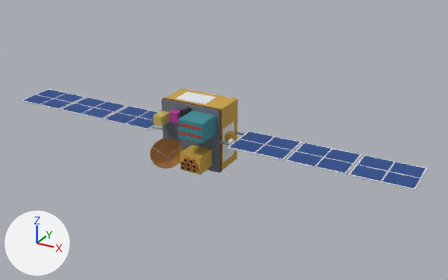
One commit to the glTF model site/models/oceansat-2.glb: the scene before it, then after it.
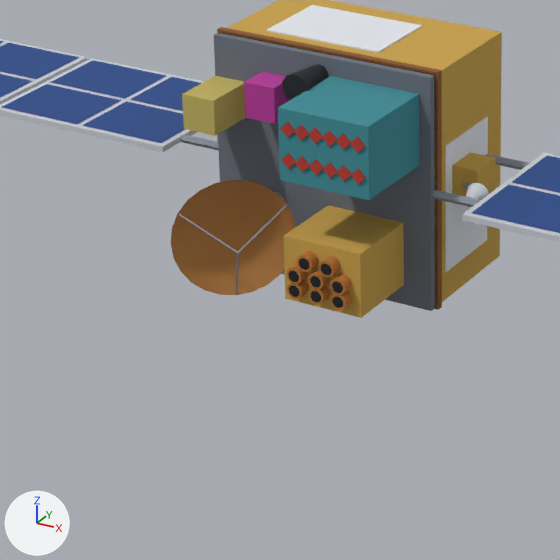
Each version appears first whole from a camera (50 mm lens) standing at (9.25, -14.82, 7.46) and looking at (0.94, 0.29, -0.09), and next in a close-up on the part from 23% to 57% of the width and 32% to 85% of the height. The lights are fixed; the arrows at lower left show +X, +Y and +Z. The first two pictures are the older version. Where no turn or scale is listed for an object, it has been applied to the vertices. Vertices at exactly the same position are counted once.

In view in the first close-up: 'body', 'foil', 'solar-panel'.
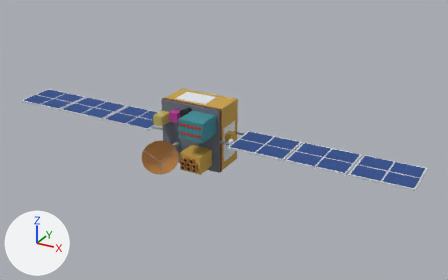
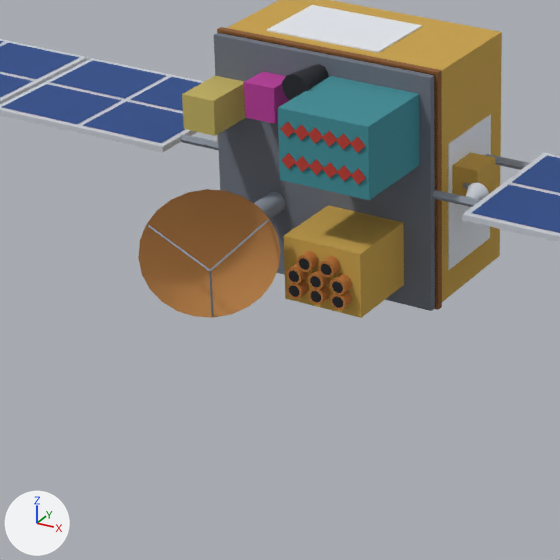
Where the newer file only moved an object's origin or applied its transform, the numbers keep the older frame.

Edits to the scene script, one JSON object a line:
```json
{"op": "add", "block": "mat_own__c58a4e", "code": ["mat_own__c58a4e = principled_material('own #c58a4e')", "mat_own__c58a4e.base_color = (0.558, 0.254, 0.0762)  # orange #c58a4e", "mat_own__c58a4e.roughness = 1.0"]}
{"block": "me_body", "where": "# used by ob_body; location = (0.0, -0.008, 0.0)"}
{"op": "remove", "block": "me_body", "code": "me_body.from_pydata(...)  # 3755 vertices, 4628 faces; spans x -6.8..6.8, y -1.21..1.21, z -1.01..1.01"}
{"op": "add", "block": "me_body", "code": "me_body.from_pydata(...)  # 3767 vertices, 4652 faces; spans x -6.8..6.8, y -1.54..1.21, z -1.01..1.01"}
{"block": "me_body", "change": "me_body part 1: the loose piece of 8 vertices spanning x -0.19..-0.03, y -1.09..-0.61, z -0.36..-0.1 is scaled about its middle by (1.41, 1.07, 1.1), then moved by (0.02, -0.36, 0.01)"}
{"block": "me_body", "change": "me_body part 2: the loose piece of 8 vertices spanning x -0.37..-0.17, y -1.1..-0.87, z -0.84..-0.35 is scaled about its middle by (0.981, 1.18, 1.1), then moved by (0.0, -0.36, -0.02)"}
{"block": "me_body", "change": "me_body part 3: the loose piece of 8 vertices spanning x -0.68..-0.18, y -1.16..-1.08, z -0.36..-0.1 is multiplied about its middle by the matrix ((1.1, -0.019, -0.02), (0.023, 1.073, 0.24), (0.015, -0.241, 1.073)), then moved by (-0.03, -0.35, 0.01)"}
{"block": "me_body", "change": "me_body part 4: the loose piece of 82 vertices spanning x 1.0..1.01, y 0.11..0.81, z -0.75..0.35 is moved by (0.0, 0.05, 0.0)"}
{"block": "me_body", "change": "me_body part 5: the loose piece of 121 vertices spanning x -0.74..0.02, y -1.2..-0.56, z -0.85..0.15 is turned -5 degrees about the z axis through its middle and scaled by 1.1, then moved by (0.0, -0.34, 0.0), in mat_own__c58a4e (orange #c58a4e)"}
{"block": "me_body", "change": "me_body part 6: the loose piece of 121 vertices spanning x -0.74..0.03, y -1.21..-0.57, z -0.85..0.15 is turned -5 degrees about the z axis through its middle and scaled by 1.1, then moved by (0.0, -0.34, 0.0), in mat_own__c58a4e (orange #c58a4e)"}
{"block": "me_body", "change": "me_body part 7"}
{"block": "me_body", "change": "13 vertices are removed from x -0.54..-0.36, y -0.57, z -0.44..-0.26"}
{"block": "me_body", "change": "36 faces are deleted"}
{"block": "me_body", "change": "13 vertices are added at x -0.53..-0.37, y -0.84..-0.47, z -0.43..-0.27"}
{"block": "me_body", "change": "12 new vertices lie (0.0, -0.75, 0.0) away from vertices in x -0.54..-0.36, y -0.09, z -0.44..-0.26"}
{"block": "me_body", "change": "60 new faces join them, mat_own__8f97a3 (grey #8f97a3)"}
{"op": "remove", "block": "me_body", "code": "me_body.materials.append(mat_own__b07a42)  # brown #b07a42"}
{"op": "add", "block": "me_body", "code": "me_body.materials.append(mat_own__c58a4e)  # orange #c58a4e"}
```

Changed parts and their boxes (x1, y1, x2, y2) in the close-ups (560 x 560 px; the box of a moved part takes in the faces that stretch with it):
```json
{"object": "body", "change": "reshaped", "before": [0, 5, 560, 311], "after": [0, 5, 560, 318]}
{"part": 1, "of": "me_body", "change": "moved or reshaped", "before": [238, 205, 286, 253], "after": [210, 219, 269, 272]}
{"part": 2, "of": "me_body", "change": "moved or reshaped", "before": [235, 253, 239, 294], "after": [209, 272, 214, 316]}
{"part": 3, "of": "me_body", "change": "moved or reshaped", "before": [179, 214, 238, 253], "after": [148, 225, 210, 272]}
{"part": 4, "of": "me_body", "change": "moved or reshaped", "before": [445, 117, 488, 272], "after": [448, 115, 491, 270]}
{"part": 5, "of": "me_body", "change": "moved or reshaped", "before": [171, 180, 285, 234], "after": [141, 189, 267, 237]}
{"part": 6, "of": "me_body", "change": "moved or reshaped", "before": [171, 180, 296, 295], "after": [138, 190, 280, 318]}
{"part": 7, "of": "me_body", "change": "cut back", "before": [275, 191, 285, 201], "after": [254, 191, 285, 219], "on screen": "mostly hidden before"}
```
